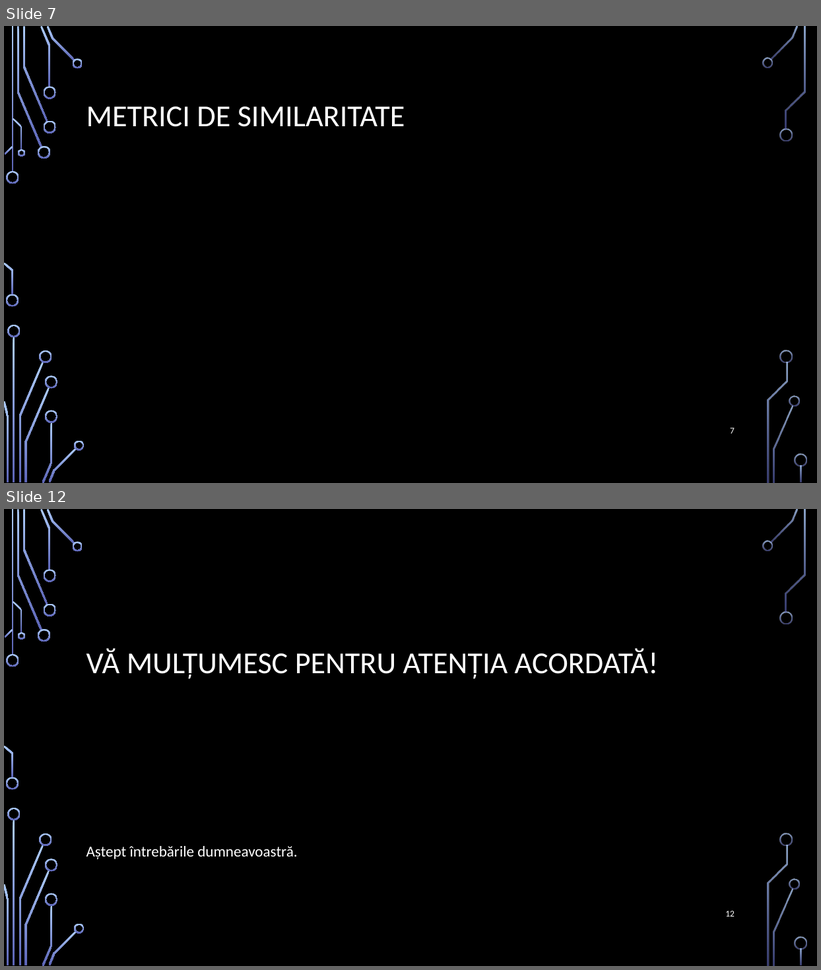
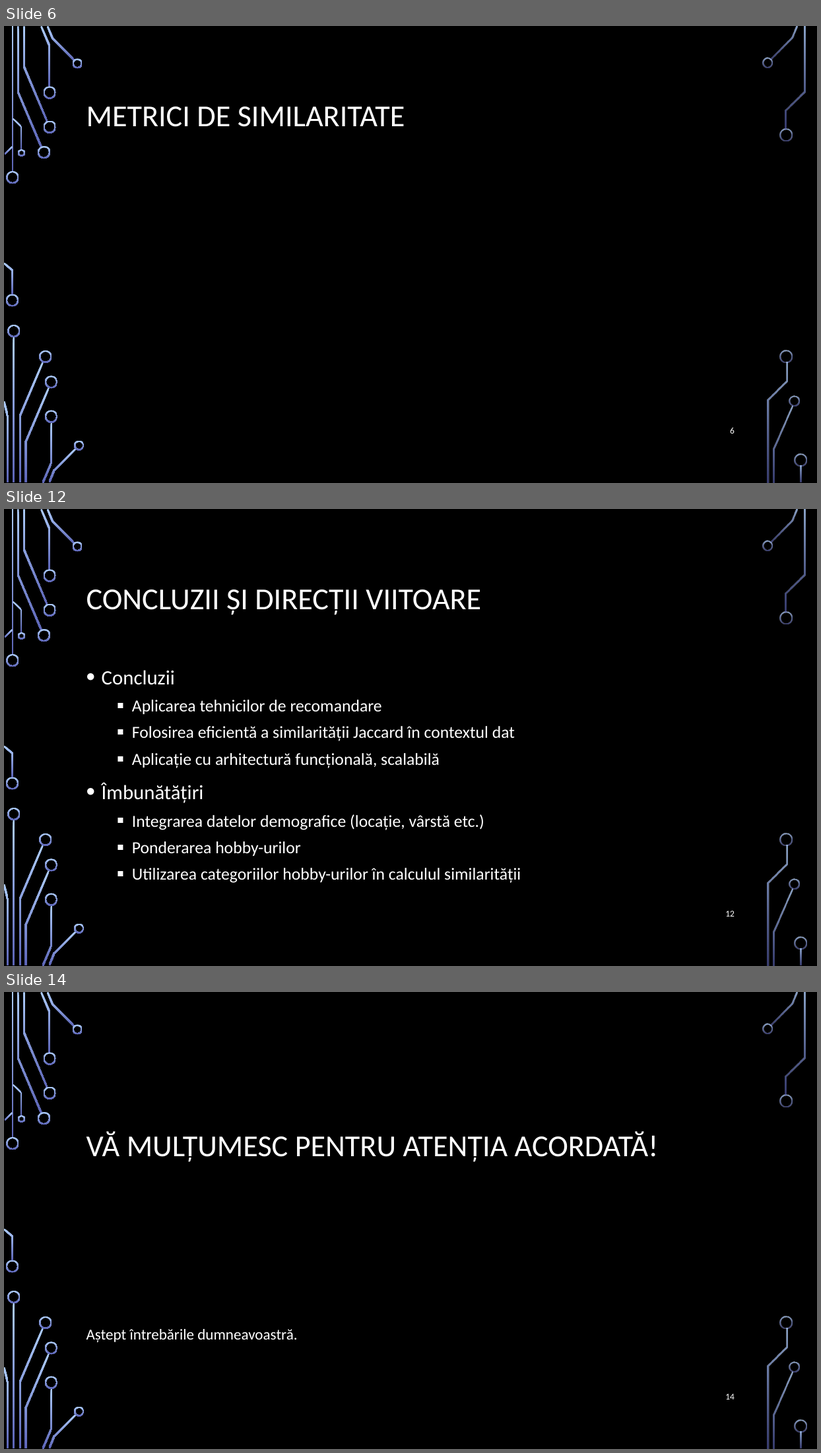
Before and after one commit to bucilamihai/Licenta, a slide deck: PrezentareLicenta.pptx. Shown one above the other, each under a label of ours: slides 7 and 12 before the commit, slides 6, 12 and 14 after it; the slides between them are not shown. The pictures are 821x970 and 821x1453 pixels, drawn with LibreOffice and Linux fonts; fonts in the diff are those of the drawing; grey boxes stand for pictures; background and template pictures are left out. Boxes give left, top, right and bottom in pixels: in the first picture for what was removed or moved away, otherwise in the second. Text is boxed around its words. In the diff, an @@ line names an element or a change of style, - is before the commit and + after.

```diff
--- a/PrezentareLicenta.pptx
+++ b/PrezentareLicenta.pptx
@@ slide 12 added at [4,509,817,966], background picture (left out); not listed: 36 template elements that a slide beside it also shows @@
@@ title added at [86,590,481,615], 36 pt, text #FFFFFF @@
+CONCLUZII ȘI DIRECȚII VIITOARE
@@ text added at [102,670,521,883], 20 pt, text #FFFFFF @@
+• Concluzii
+  ▪ Aplicarea tehnicilor de recomandare
+  ▪ Folosirea eficientă a similarității Jaccard în contextul dat
+  ▪ Aplicație cu arhitectură funcțională, scalabilă
+• Îmbunătățiri
+  ▪ Integrarea datelor demografice (locație, vârstă etc.)
+  ▪ Ponderarea hobby-urilor
+  ▪ Utilizarea categoriilor hobby-urilor în calculul similarității
@@ page number added at [725,911,735,917], 10.5 pt, text #FFFFFF @@
+12
@@ what was slide 7 is now slide 6 @@
@@ page number at [730,428,735,434]: text changed @@
-7
+6
@@ what was slide 12 is now slide 14 @@
@@ page number at [725,1394,735,1400]: text changed @@
-12
+14
```
Also in this commit, not shown: 6 slides changed, 4 other slides added, 3 slides removed, 1 other file.
